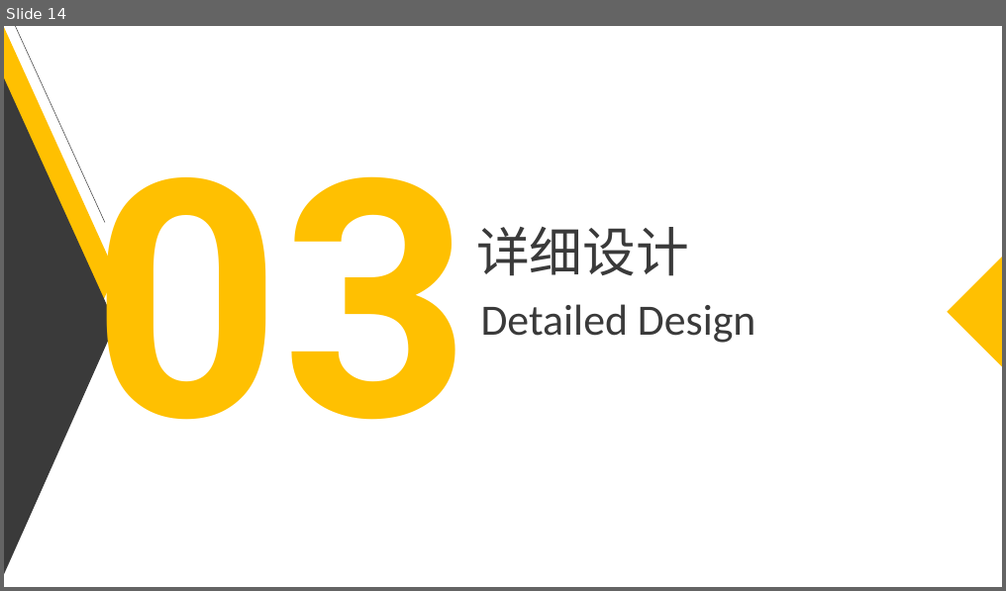
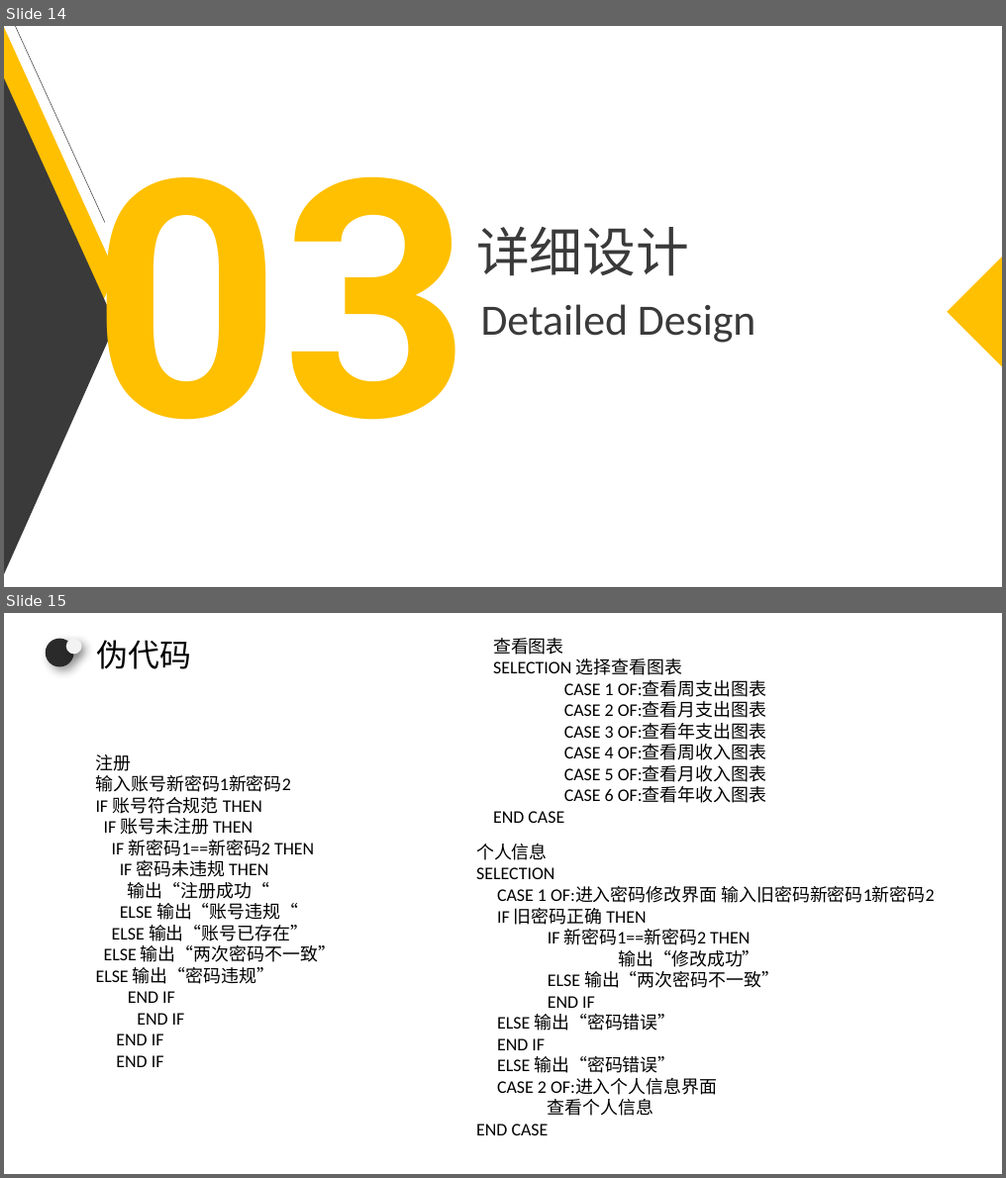
Before and after one commit to zszdxasdf/zhizhang, a slide deck: 详细设计/SE2020-G14-详细设计0.2/SE2020-G14-设计说明0.2.pptx. Shown one above the other, each under a label of ours: slide 14 before the commit, slides 14 and 15 after it. The pictures are 1006x591 and 1006x1178 pixels, drawn with LibreOffice and Linux fonts; fonts in the diff are those of the drawing. Boxes give left, top, right and bottom in pixels: in the first picture for what was removed or moved away, otherwise in the second. Text is boxed around its words. In the diff, an @@ line names an element or a change of style, - is before the commit and + after.

```diff
--- a/详细设计/SE2020-G14-详细设计0.2/SE2020-G14-设计说明0.2.pptx
+++ b/详细设计/SE2020-G14-详细设计0.2/SE2020-G14-设计说明0.2.pptx
@@ slide 15 added at box(4, 613, 1002, 1174), background #FFFFFF @@
@@ ellipse added at box(46, 639, 73, 666), fill #2A2A2A @@
@@ ellipse added at box(65, 639, 81, 655), fill #F2F2F2 @@
@@ text added at box(96, 640, 191, 669), 32 pt, text #000000 @@
+伪代码
@@ text added at box(493, 638, 766, 823), 18 pt, text #000000 @@
+查看图表
+SELECTION 选择查看图表
+CASE 1 OF:查看周支出图表
+CASE 2 OF:查看月支出图表
+CASE 3 OF:查看年支出图表
+CASE 4 OF:查看周收入图表
+CASE 5 OF:查看月收入图表
+CASE 6 OF:查看年收入图表
+END CASE
@@ text added at box(96, 755, 336, 1067), 18 pt, text #000000 @@
+注册
+输入账号新密码1新密码2
+IF 账号符合规范 THEN
+IF 账号未注册 THEN
+IF 新密码1==新密码2 THEN
+IF 密码未违规 THEN
+输出“注册成功“
+ELSE 输出“账号违规“
+ELSE 输出“账号已存在”
+ELSE 输出“两次密码不一致”
+ELSE 输出“密码违规”
+END IF
+END IF
+END IF
+END IF
@@ text added at box(476, 844, 934, 1136), 18 pt, text #000000 @@
+个人信息
+SELECTION
+CASE 1 OF:进入密码修改界面 输入旧密码新密码1新密码2
+IF 旧密码正确 THEN
+IF 新密码1==新密码2 THEN
+输出“修改成功”
+ELSE 输出“两次密码不一致”
+END IF
+ELSE 输出“密码错误”
+END IF
+ELSE 输出“密码错误”
+CASE 2 OF:进入个人信息界面
+查看个人信息
+END CASE
```
Also in this commit, not shown: 1 slide changed, 19 other files.
